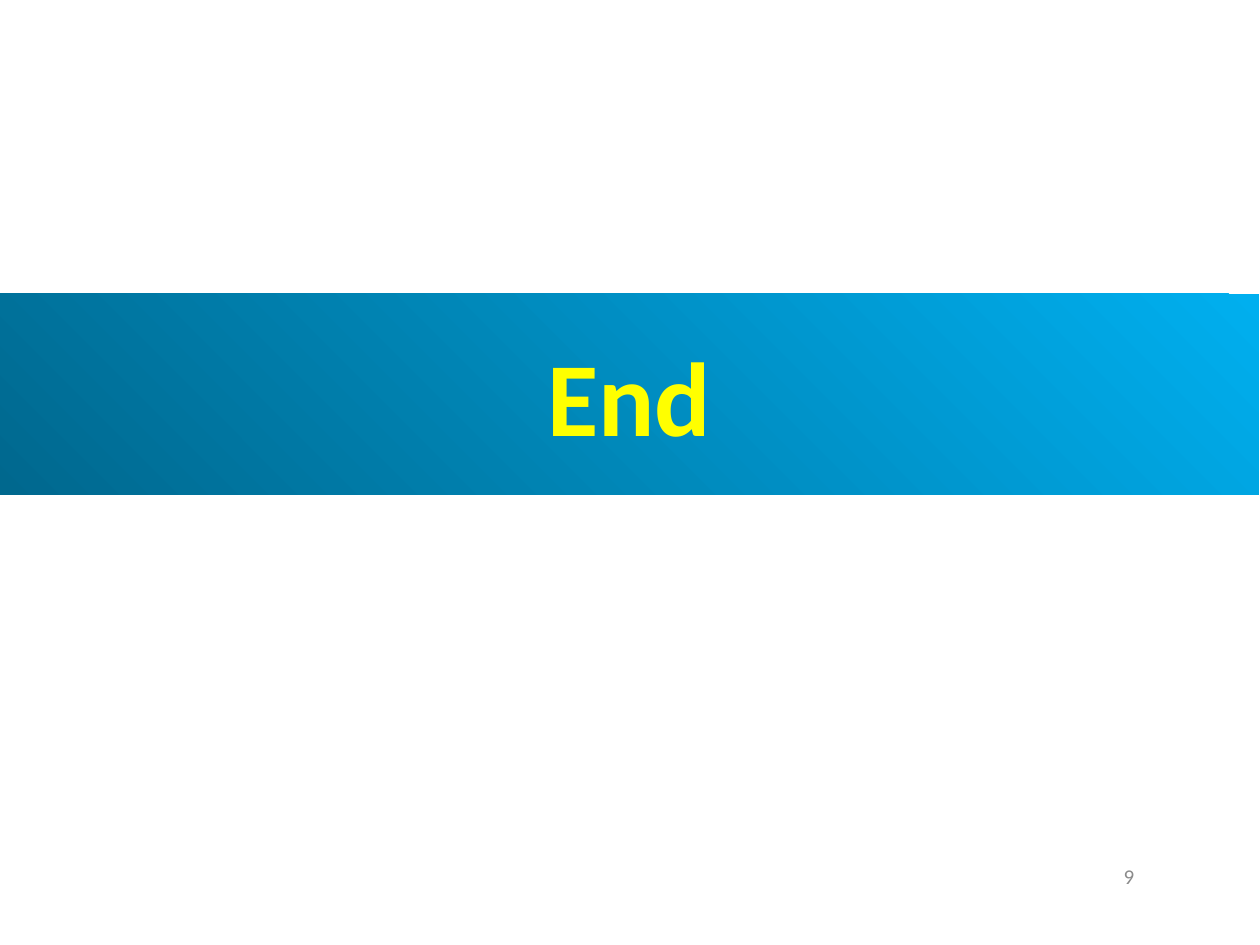
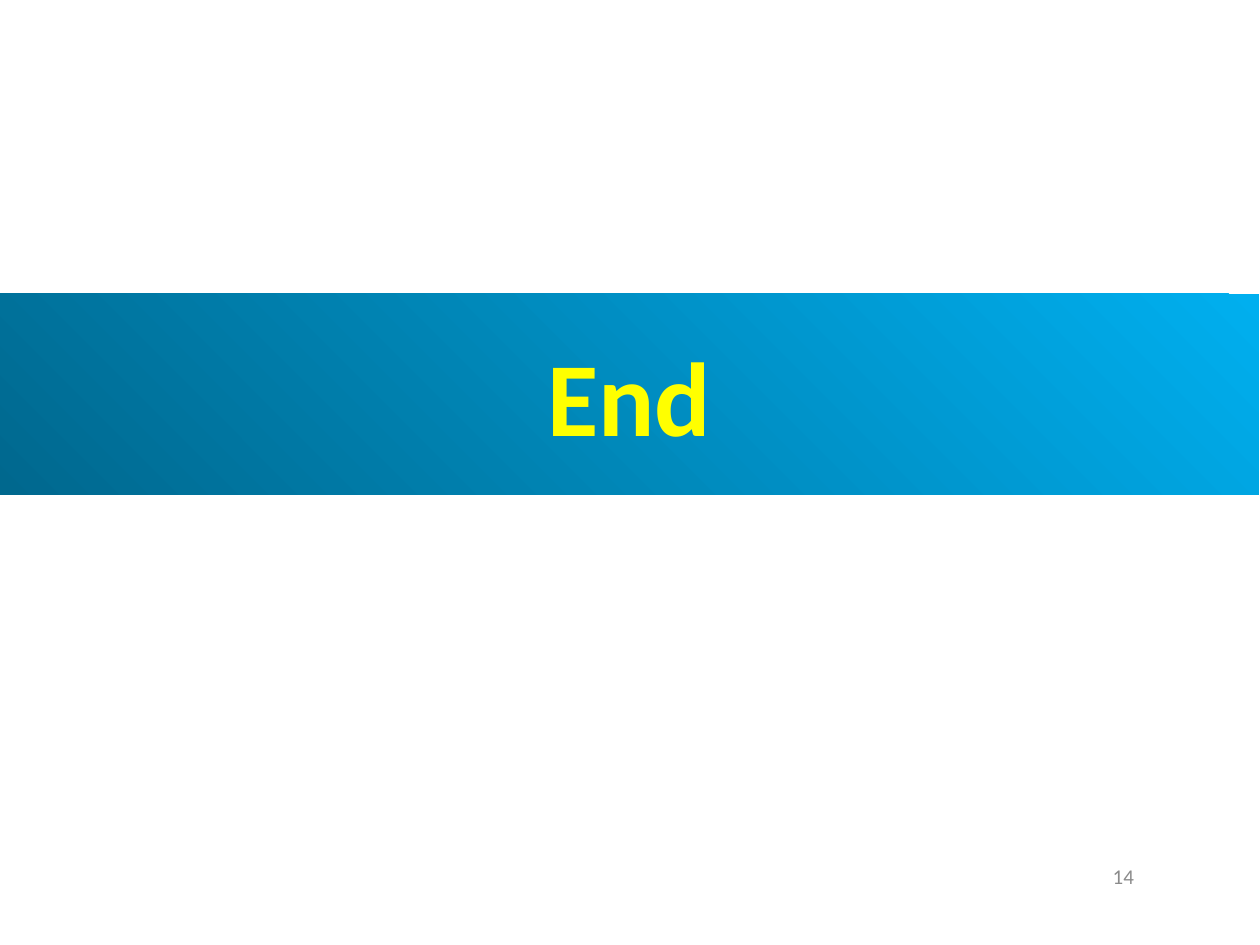
Before and after one commit to peterhchen/AIU_CS850_Gem5_McPAT, a slide deck: slide 14 of 050_Gem5/014.PwrMod/000_Video/014.PowerModel.ppt (slide 9 before the commit). Drawn at 1260x945 pixels with LibreOffice and Linux fonts; fonts in the diff are those of the drawing. Boxes give left, top, right and bottom in pixels: in the first picture for what was removed or moved away, otherwise in the second. Text is boxed around its words. In the diff, an @@ line names an element or a change of style, - is before the commit and + after.

```diff
--- a/050_Gem5/014.PwrMod/000_Video/014.PowerModel.ppt
+++ b/050_Gem5/014.PwrMod/000_Video/014.PowerModel.ppt
@@ page number added at (x1=1113, y1=870, x2=1134, y2=884), 12 pt, text #8B8B8B @@
+14
@@ page number removed at (x1=1124, y1=870, x2=1135, y2=884) @@
-9
```
Also in this commit, not shown: 6 other slides changed, 5 slides added.
